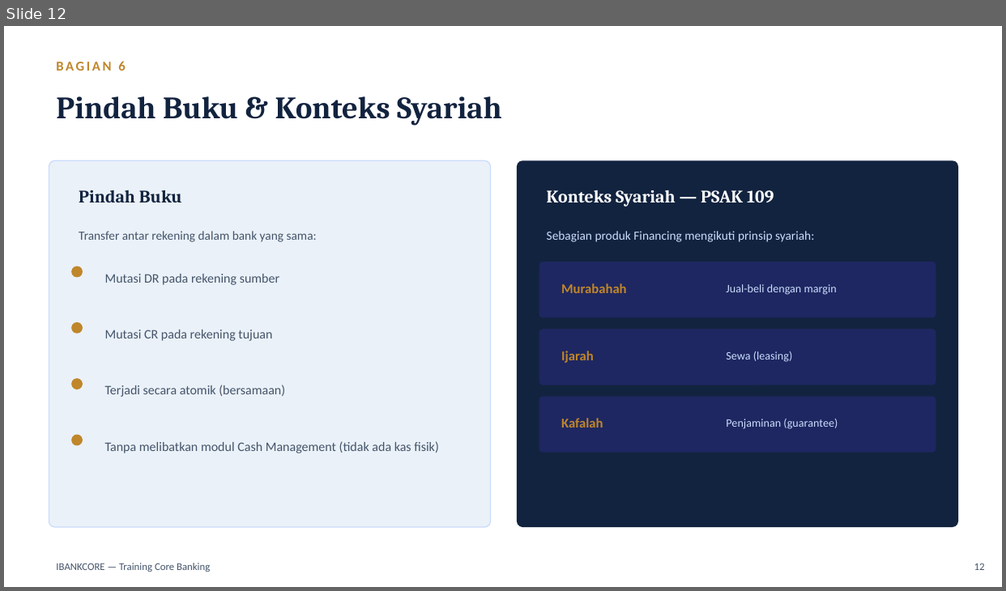
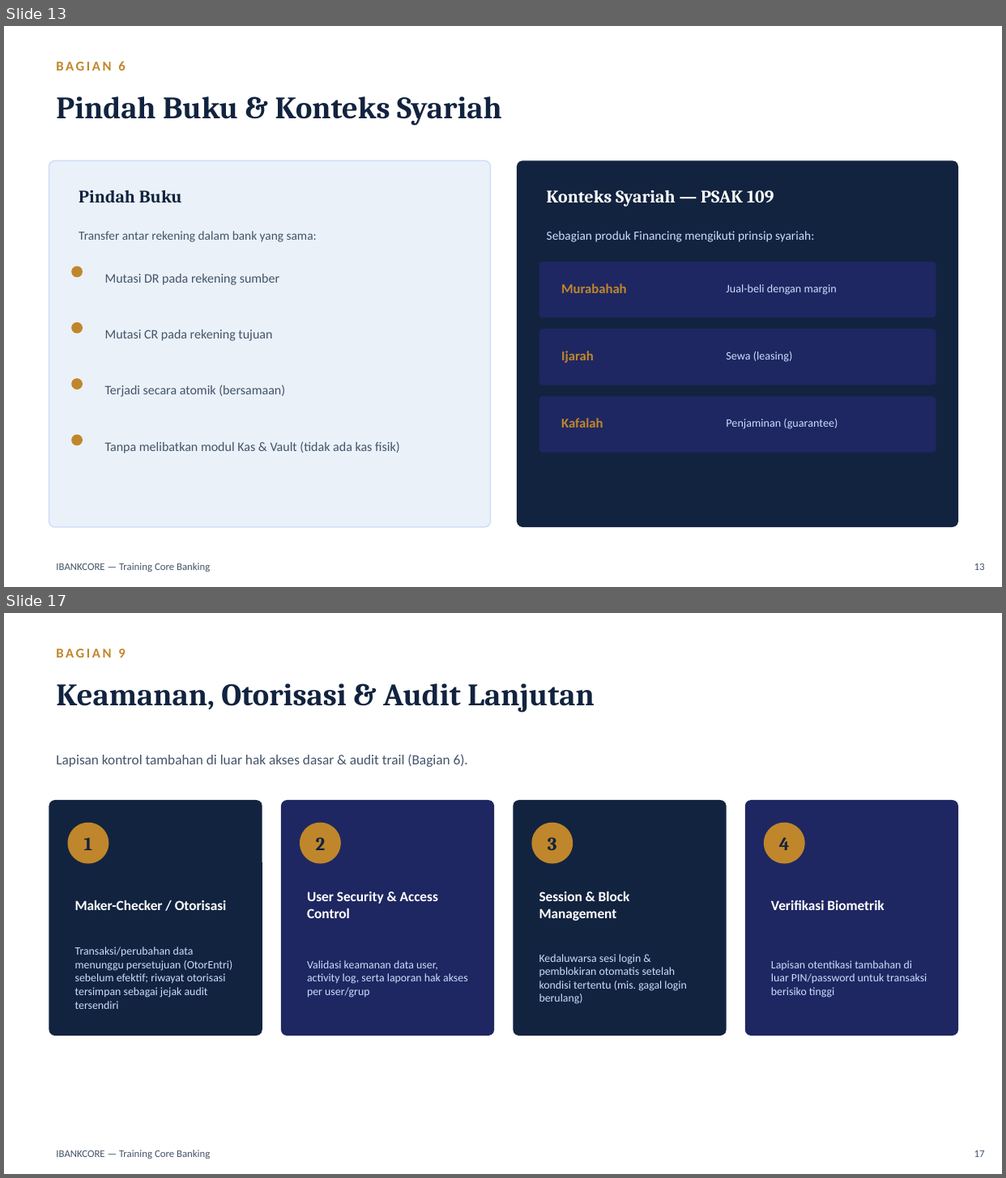
Before and after one commit to wisnu/ibankcore-training-materials, a slide deck: dist/materi_training_ibankcore.pptx. Shown one above the other, each under a label of ours: slide 12 before the commit, slides 13 and 17 after it; the slides between them are not shown. The pictures are 1006x591 and 1006x1178 pixels, drawn with LibreOffice and Linux fonts; fonts in the diff are those of the drawing. Boxes give left, top, right and bottom in pixels: in the first picture for what was removed or moved away, otherwise in the second. Text is boxed around its words. In the diff, an @@ line names an element or a change of style, - is before the commit and + after.

Commit message:
Add product/security/ops topics; rename Cash Management to Kas & Vault
Expand training materi/slides with additional topics discovered from
core/enterprise codebase: Deposito, Kliring, Teller/Counter, QRIS/VA,
Host-to-Host/REST API, Corporate Banking, CIF, Biller/Remittance, Dana
Haji, batch EOD/BOD, backup/DR, and maker-checker/security/audit.

Also rename the "Cash Management" module to "Kas & Vault (Teller/ATM)"
across diagrams, materi, and slides to avoid confusion with the
industry term "Cash Management System" (corporate CIF web portal),
which is a different thing from this internal physical-cash module.
Regenerate all diagram PNGs and rebuild dist/docx+pptx accordingly.

```diff
--- a/dist/materi_training_ibankcore.pptx
+++ b/dist/materi_training_ibankcore.pptx
@@ slide 17 added at (4,613,1002,1174), background #FFFFFF @@
@@ text added at (56,649,125,658), 13 pt, text #C0862B, bold @@
+BAGIAN 9
@@ text added at (56,683,594,713), 30 pt, text #12233F, bold @@
+Keamanan, Otorisasi & Audit Lanjutan
@@ text added at (56,754,468,767), 13.5 pt, text #44546A @@
+Lapisan kontrol tambahan di luar hak akses dasar & audit trail (Bagian 6).
@@ rounded rectangle added at (49,800,262,1036), fill #12233F @@
@@ rounded rectangle added at (281,800,494,1036), fill #1E2761 @@
@@ rounded rectangle added at (513,800,727,1036), fill #12233F @@
@@ rounded rectangle added at (745,800,958,1036), fill #1E2761 @@
@@ rounded rectangle added at (68,823,108,864), fill #C0862B @@
@@ rounded rectangle added at (300,823,341,864), fill #C0862B @@
@@ rounded rectangle added at (532,823,573,864), fill #C0862B @@
@@ rounded rectangle added at (764,823,805,864), fill #C0862B @@
@@ text added at (84,837,93,850), 18 pt, text #12233F, bold @@
+1
@@ text added at (316,837,326,850), 18 pt, text #12233F, bold @@
+2
@@ text added at (548,837,557,850), 18 pt, text #12233F, bold @@
+3
@@ text added at (779,837,790,850), 18 pt, text #12233F, bold @@
+4
@@ text added at (75,901,227,910), 13.5 pt, text #FFFFFF, bold @@
+Maker-Checker / Otorisasi
@@ text added at (307,892,438,918), 13.5 pt, text #FFFFFF, bold @@
+User Security & Access Control
@@ text added at (539,892,630,921), 13.5 pt, text #FFFFFF, bold @@
+Session & Block Management
@@ text added at (771,901,884,910), 13.5 pt, text #FFFFFF, bold @@
+Verifikasi Biometrik
@@ text added at (75,947,233,1009), 10.8 pt, text #CADCFC @@
+Transaksi/perubahan data menunggu persetujuan (OtorEntri) sebelum efektif; riwayat otorisasi tersimpan sebagai jejak audit tersendiri
@@ text added at (307,960,468,998), 10.8 pt, text #CADCFC @@
+Validasi keamanan data user, activity log, serta laporan hak akses per user/grup
@@ text added at (539,954,686,1004), 10.8 pt, text #CADCFC @@
+Kedaluwarsa sesi login & pemblokiran otomatis setelah kondisi tertentu (mis. gagal login berulang)
@@ text added at (771,960,927,998), 10.8 pt, text #CADCFC @@
+Lapisan otentikasi tambahan di luar PIN/password untuk transaksi berisiko tinggi
@@ text added at (56,1150,210,1159), 10 pt, text #44546A @@
+IBANKCORE — Training Core Banking
@@ text added at (974,1150,985,1157), 10 pt, text #44546A @@
+17
@@ what was slide 12 is now slide 13 @@
@@ slide 13 changed as well @@
@@ text at (105,442,400,454): text changed @@
-Tanpa melibatkan modul Cash Management (tidak ada kas fisik)
+Tanpa melibatkan modul Kas & Vault (tidak ada kas fisik)
@@ text at (974,563,985,570): text changed @@
-12
+13
```
Also in this commit, not shown: 11 other slides changed, 4 other slides added, 8 other files.
